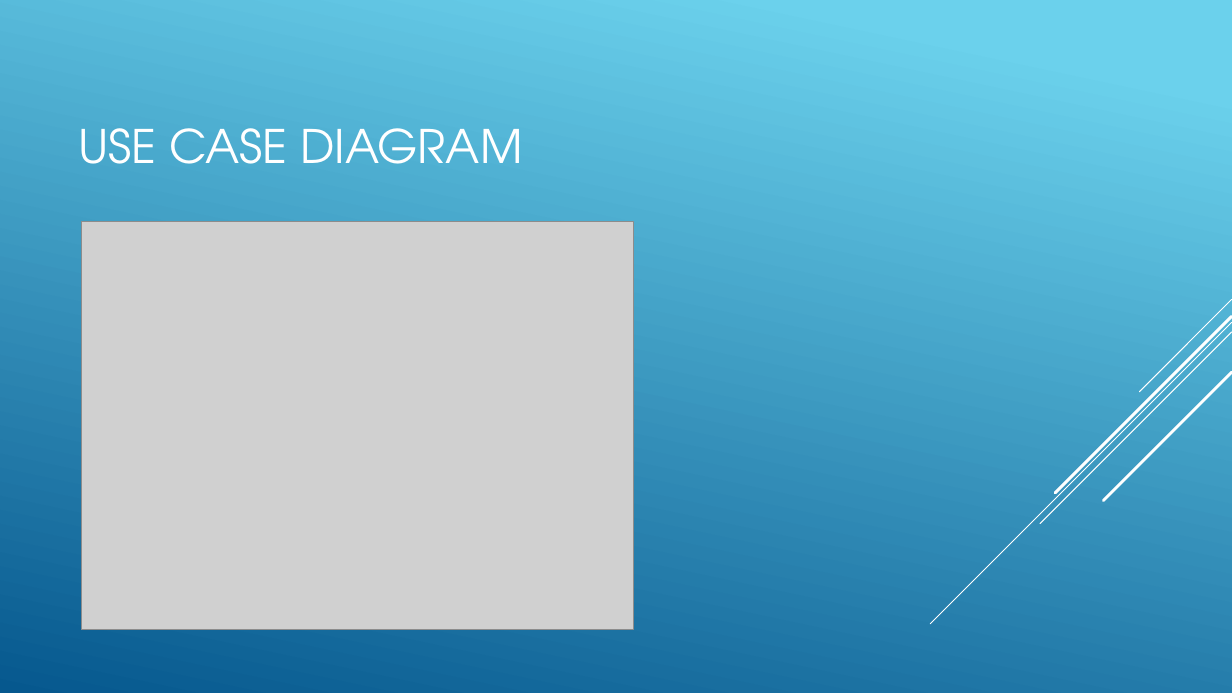
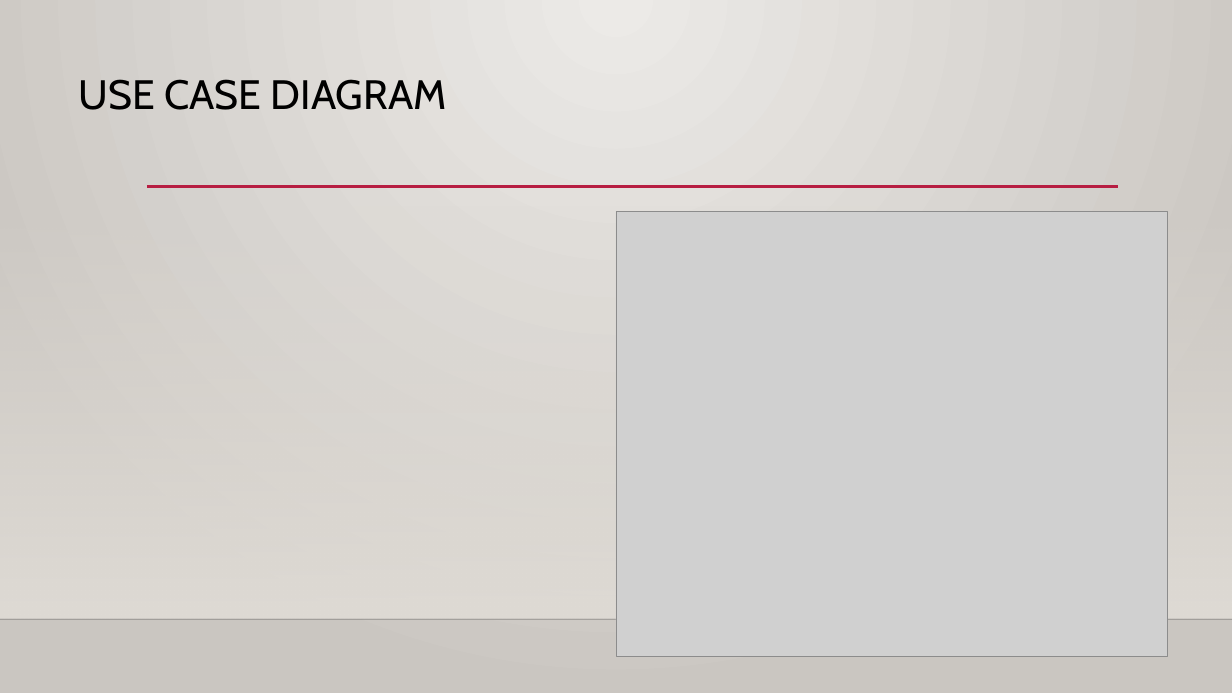
Before and after one commit to AmaniUsagi/Learners-Forum, a slide deck: slide 6 of Learner’s forum.pptx. Drawn at 1232x693 pixels with LibreOffice and Linux fonts; fonts in the diff are those of the drawing; grey boxes stand for pictures; background and template pictures are left out. Boxes give left, top, right and bottom in pixels: in the first picture for what was removed or moved away, otherwise in the second. Text is boxed around its words. In the diff, an @@ line names an element or a change of style, - is before the commit and + after.

```diff
--- a/Learner’s forum.pptx
+++ b/Learner’s forum.pptx
@@ background gradient #6ED2EB to #06588E to gradient #ECEAE7 to #CAC7C1 @@
@@ title "USE CASE DIAGRAM" at (78, 79, 447, 110): size 36 to 32 pt, font TeX Gyre Adventor to Cabin, text colour #FFFFFF to #000000; line spacing 1 to 0.9; vertical alignment middle to top @@
@@ rectangle added at (0, 204, 1232, 619), fill gradient #DFDBD5 @@
@@ line added from (147, 187) to (1118, 187), #B71E42 2.5 pt @@
@@ picture: place and size @@
-picture at (81, 222, 633, 630)
+picture at (616, 212, 1168, 657)
@@ group removed at (931, 299, 1232, 624): 5 lines @@
@@ line added from (0, 619) to (1232, 619), #000001 1 pt @@
```
Also in this commit, not shown: 5 other slides changed.
